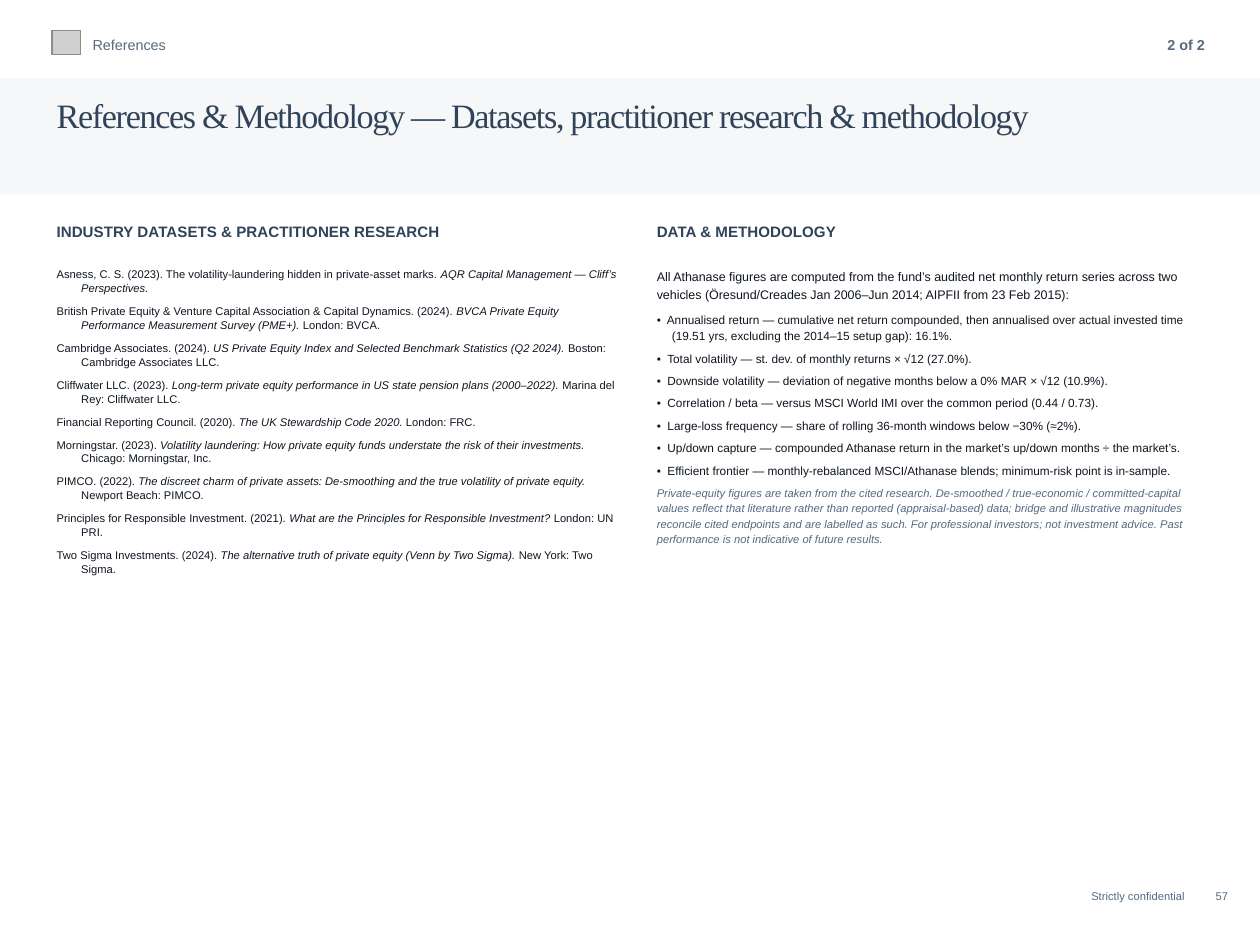
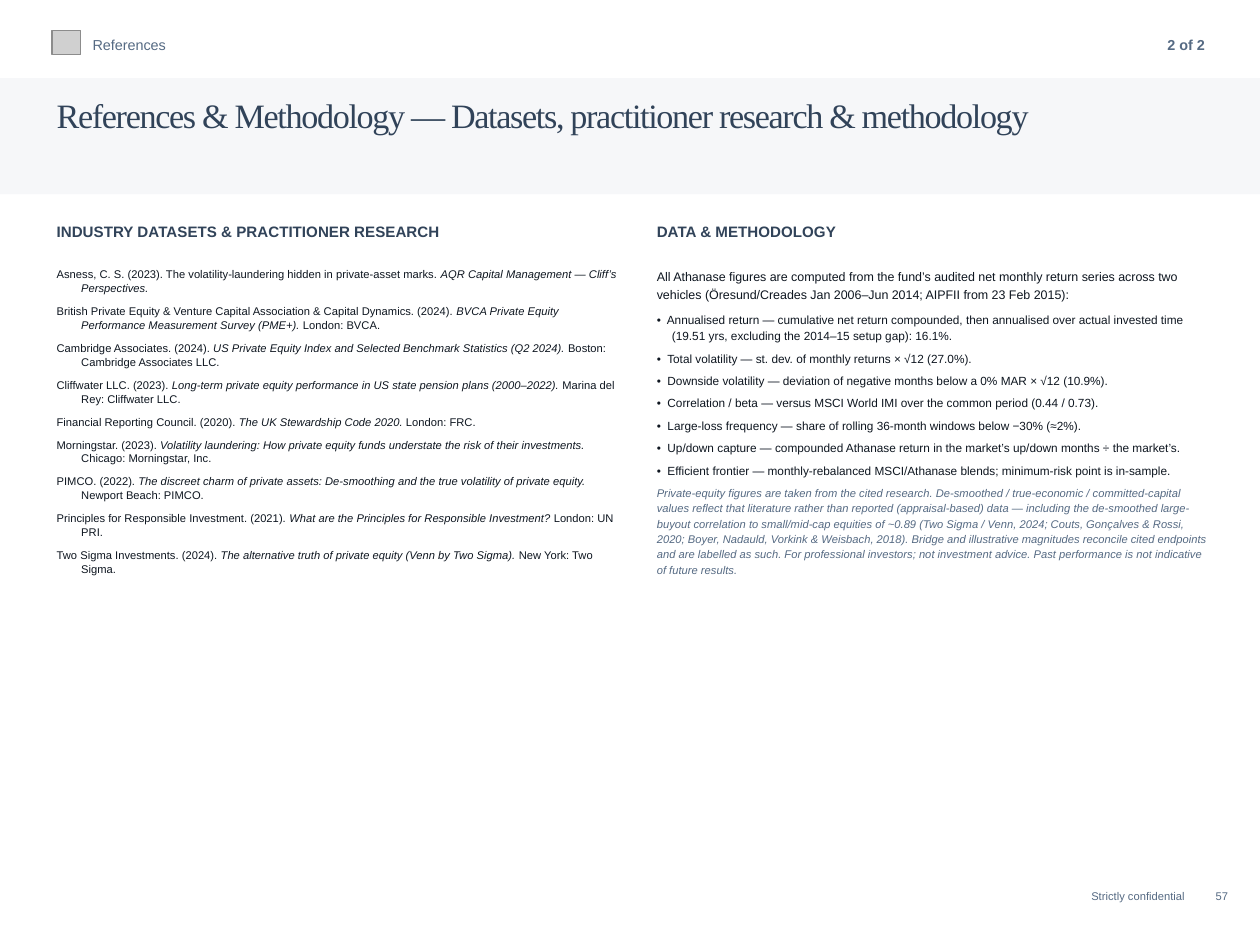
Before and after one commit to charette-lab/Claude, a slide deck: slide 61 of Athanase_Engaged_Ownership_Allocator_Deck.pptx. Drawn at 1260x945 pixels with LibreOffice and Linux fonts; fonts in the diff are those of the drawing; grey boxes stand for pictures. Boxes give left, top, right and bottom in pixels: in the first picture for what was removed or moved away, otherwise in the second. Text is boxed around its words. In the diff, an @@ line names an element or a change of style, - is before the commit and + after.

```diff
--- a/Athanase_Engaged_Ownership_Allocator_Deck.pptx
+++ b/Athanase_Engaged_Ownership_Allocator_Deck.pptx
@@ text at [657, 489, 1207, 574]: text changed @@
-Private-equity figures are taken from the cited research. De-smoothed / true-economic / committed-capital values reflect that literature rather than reported (appraisal-based) data; bridge and illustrative magnitudes reconcile cited endpoints and are labelled as such. For professional investors; not investment advice. Past performance is not indicative of future results.
+Private-equity figures are taken from the cited research. De-smoothed / true-economic / committed-capital values reflect that literature rather than reported (appraisal-based) data — including the de-smoothed large-buyout correlation to small/mid-cap equities of ~0.89 (Two Sigma / Venn, 2024; Couts, Gonçalves & Rossi, 2020; Boyer, Nadauld, Vorkink & Weisbach, 2018). Bridge and illustrative magnitudes reconcile cited endpoints and are labelled as such. For professional investors; not investment advice. Past performance is not indicative of future results.
```
Also in this commit, not shown: 1 other slide changed, 1 other file.
